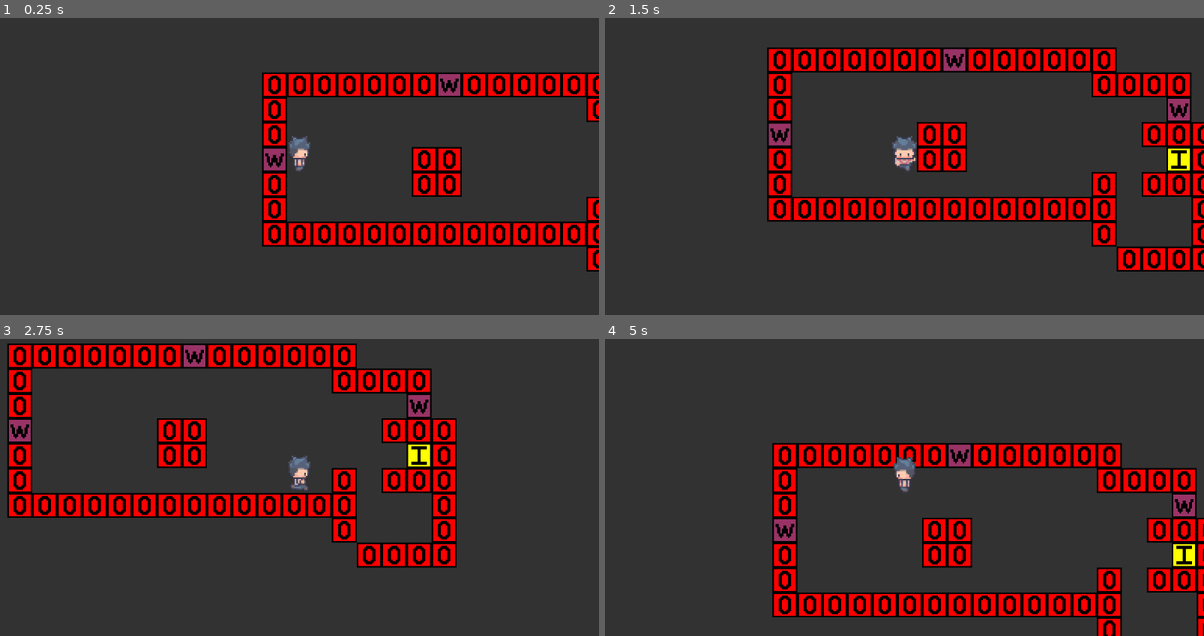
Above: before the commit, frames 1-4 (two rows, left to right).
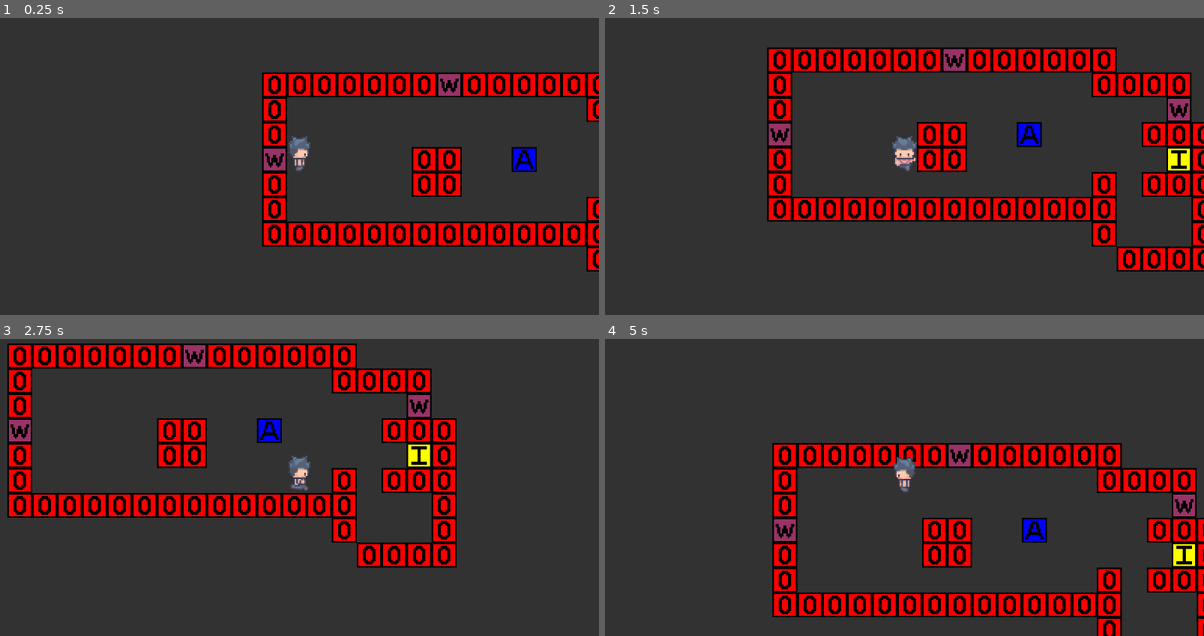
Above: after the commit, the same moments.

Repository: XadosIV/LA-Godot-Demo
Game: Godot game, scene res://scenes/levels/test_world/test_map_movements.tscn
Two runs of this game, one before a commit and one after it. Both use one fixed random seed, a clock stepped at 60 frames per second and the inputs below. This scene is started directly instead of the project's main scene.
Inputs:
- Up to frame 1 (0.25 s): no input
- Up to frame 2 (1.5 s): tap Enter at 0.5 s; hold Right (right) 0.53-1.28 s; tap E (interact) at 0.6, 1.35 s; hold Down (down) from 1.28 s (still down)
- Up to frame 3 (2.75 s): release Down (down) at 2.03 s; hold Right (right) from 2.03 s (still down); hold Space (sprint) from 2.03 s (still down); tap E (interact) at 2.3 s
- Up to frame 4 (5 s): release Right (right) at 2.78 s; release Space (sprint) at 2.78 s; hold Up (up) 2.78-3.53 s; tap E (interact) at 2.85, 3.6, 4.55 s; hold Q (left) from 3.53 s (still down); tap Space (sprint) at 4.35 s

The runs differ from the first frame. In frame 1, 0.4% of the frame differs, in the area x 85-90%, y 43-52%; in frame 2, 0.4%, in the area x 68-73%, y 35-44%; in frame 3, 0.3%; in frame 4, 0.4%.

Commit message:
LES ACTEURS FONCTIONNELS

Diff:
--- /dev/null
+++ b/scenes/levels/test_world/Actors.gd
@@ -0,0 +1,13 @@
+class_name Actors extends Node2D
+
+
+# Called when the node enters the scene tree for the first time.
+func _ready():
+	pass # Replace with function body.
+
+func interact():
+	print("Hello, fellow aventurer, wanna do a quest ?")
+
+# Called every frame. 'delta' is the elapsed time since the previous frame.
+func _process(delta):
+	pass
--- a/scenes/levels/test_world/LogicMap.gd
+++ b/scenes/levels/test_world/LogicMap.gd
@@ -1,13 +1,18 @@
 class_name LogicMap extends TileMap
 
 var posPlayer : Vector2
+
+var actors : Dictionary #<Vector2, Node2D>
+
 
 func _ready() -> void:
 	load_map()
 	pass
 
 func load_map() -> void: #pour plus tard
-	pass
+	for child in get_children():
+		actors[str(local_to_map(child.position))] = child
+	print(actors)
 
 func init() -> void: #Stocke la position du player par rapport à la tilemap
 	posPlayer = local_to_map(get_parent().get_node("Player").position)
@@ -23,8 +28,11 @@
 
 func interact(movement) -> bool:
 	var atlasCoord = get_cell_atlas_coords(0, posPlayer + movement)
-	if atlasCoord == Vector2i(1,0):
+	if atlasCoord == Vector2i(1,0): #Item
 		set_cell(0, posPlayer+movement)
+		return true
+	elif atlasCoord == Vector2i(2,0):
+		actors[str(posPlayer+movement)].interact()
 		return true
 	return false
 
--- a/scenes/levels/test_world/test_map_movements.tscn
+++ b/scenes/levels/test_world/test_map_movements.tscn
@@ -1,8 +1,9 @@
-[gd_scene load_steps=5 format=3 uid="uid://7mex0w35sbmm"]
+[gd_scene load_steps=6 format=3 uid="uid://7mex0w35sbmm"]
 
 [ext_resource type="TileSet" uid="uid://8irg51c2c8ud" path="res://scenes/levels/tiles_maps/interiors_building.tres" id="1_rnk0i"]
 [ext_resource type="TileSet" uid="uid://dwuv88sa7b4qq" path="res://scenes/levels/tiles_maps/logic_tileset.tres" id="2_fk4k3"]
 [ext_resource type="Script" path="res://scenes/levels/test_world/LogicMap.gd" id="3_d20j5"]
+[ext_resource type="Script" path="res://scenes/levels/test_world/Actors.gd" id="4_4djyo"]
 [ext_resource type="PackedScene" uid="uid://dgf1bg7ra1non" path="res://scenes/characteres/players/Player.tscn" id="4_t0u7f"]
 
 [node name="TestMap1" type="Node2D"]
@@ -23,8 +24,12 @@
 tile_set = ExtResource("2_fk4k3")
 format = 2
 layer_0/name = "Layer"
-layer_0/tile_data = PackedInt32Array(-262143, 1, 0, -262144, …(759 unchanged characters)… 45, 1, 0, -65533, 1, 0, 3, 1, 0, 2, 1, 0)
+layer_0/tile_data = PackedInt32Array(-262143, 1, 0, -262144, …(759 unchanged characters)… 45, 1, 0, -65533, 1, 0, 3, 1, 0, 2, 1, 0, -65530, 131073, 0)
 script = ExtResource("3_d20j5")
+
+[node name="First Actor" type="Node2D" parent="LogicMap"]
+position = Vector2(105, -7)
+script = ExtResource("4_4djyo")
 
 [node name="Player" parent="." instance=ExtResource("4_t0u7f")]
 position = Vector2(-56, -8)
